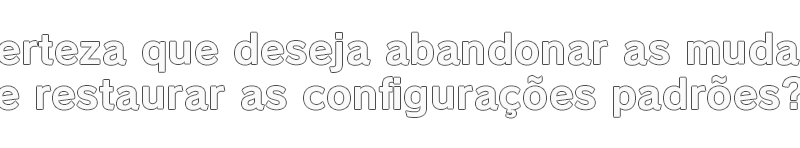
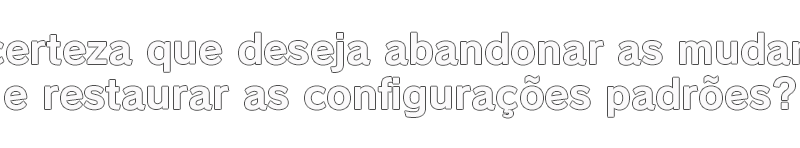
Layered file, before and after one edit (800px x 148px). Changes by layer:
added group "Pt Centralizado Fix" with 2 layers above "Pt Centralizado" over [0, 32, 800, 118]
added layer "e restaurar as configurações padrões?" (1st of 3, in "Pt Centralizado Fix") in group "Pt Centralizado Fix" over [5, 76, 795, 118]
added layer "Você tem certeza que deseja abandonar as mudanças atuais" (1st of 3, in "Pt Centralizado Fix") in group "Pt Centralizado Fix" over [0, 32, 800, 72]
hid group "Pt Centralizado" (2 layers) over [0, 32, 800, 118]
